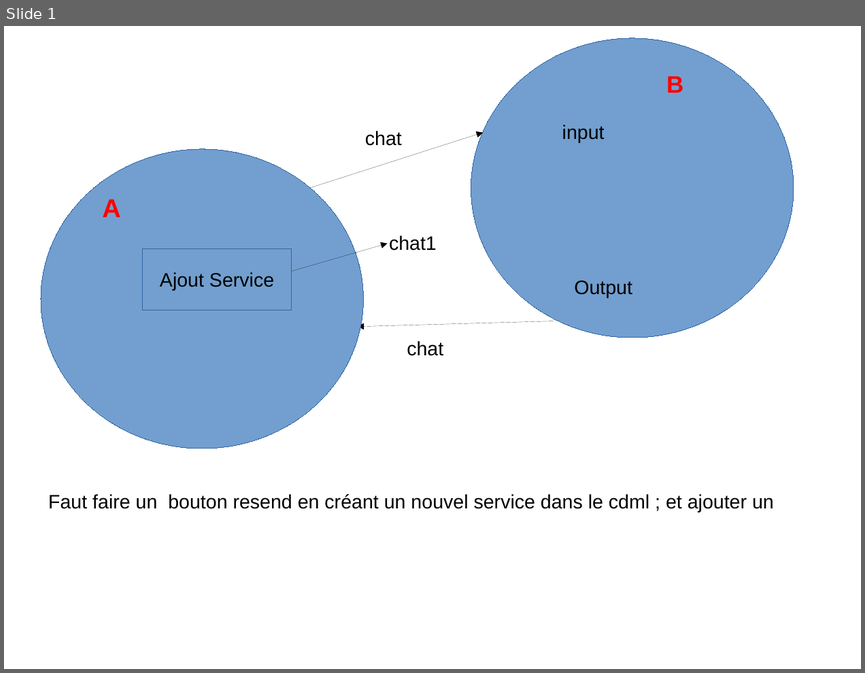
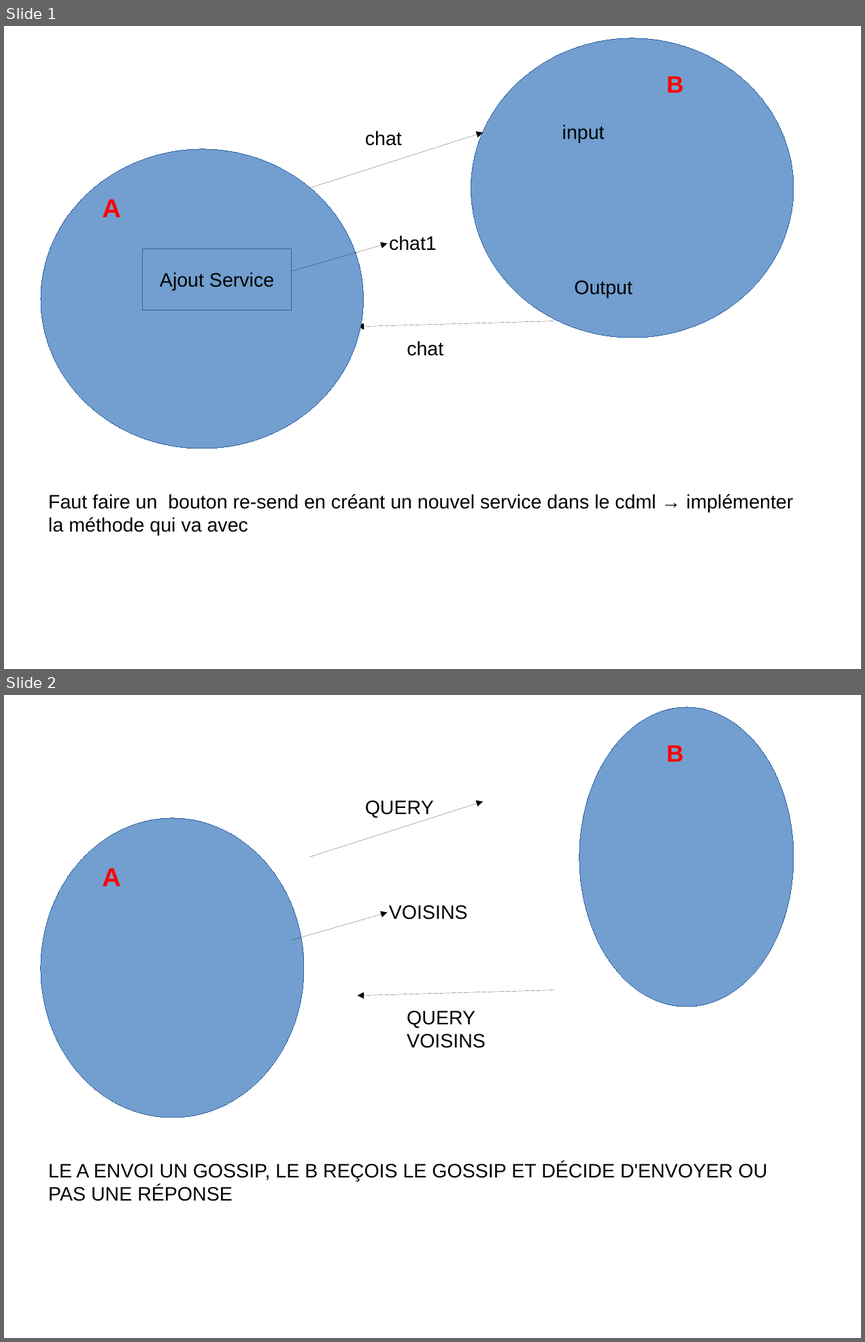
Before and after one commit to KourdacheHoussam/P2PChatTest, a slide deck: pairTopairChat.odp. Shown one above the other, each under a label of ours: slide 1 before the commit, slides 1 and 2 after it. The pictures are 865x673 and 865x1342 pixels, drawn with LibreOffice and Linux fonts; fonts in the diff are those of the drawing. Boxes give left, top, right and bottom in pixels: in the first picture for what was removed or moved away, otherwise in the second. Text is boxed around its words. In the diff, an @@ line names an element or a change of style, - is before the commit and + after.

```diff
--- a/pairTopairChat.odp
+++ b/pairTopairChat.odp
@@ slide 2 added at box(4, 695, 861, 1338), background #FFFFFF @@
@@ ellipse added at box(579, 707, 794, 1006), fill #729FCF, outline #3465A4 0 pt @@
@@ text added at box(666, 745, 683, 762), 22 pt, text #FF0000, bold @@
+B
@@ arrow added from (309, 857) to (483, 802), #000000 0 pt @@
@@ text added at box(365, 800, 434, 818), 18 pt, text #000000 @@
+QUERY
@@ ellipse added at box(41, 818, 304, 1117), fill #729FCF, outline #3465A4 0 pt @@
@@ text added at box(102, 868, 121, 886), 24 pt, text #FF0000, bold @@
+A
@@ arrow added from (292, 940) to (388, 913), #000000 0 pt @@
@@ text added at box(389, 905, 468, 919), 18 pt, text #000000 @@
+VOISINS
@@ arrow added from (555, 989) to (358, 995), #000000 0 pt @@
@@ text added at box(407, 1011, 485, 1048), 18 pt, text #000000 @@
+QUERY VOISINS
@@ text added at box(48, 1161, 768, 1201), 18 pt, text #000000 @@
+LE A ENVOI UN GOSSIP, LE B REÇOIS LE GOSSIP ET DÉCIDE D'ENVOYER OU PAS UNE RÉPONSE
@@ slide 1 changed as well @@
@@ text at box(48, 494, 793, 535): text changed @@
-Faut faire un bouton resend en créant un nouvel service dans le cdml ; et ajouter un
+Faut faire un bouton re-send en créant un nouvel service dans le cdml → implémenter la méthode qui va avec
```
Also in this commit, not shown: 1 other slide added, 2 other files.
